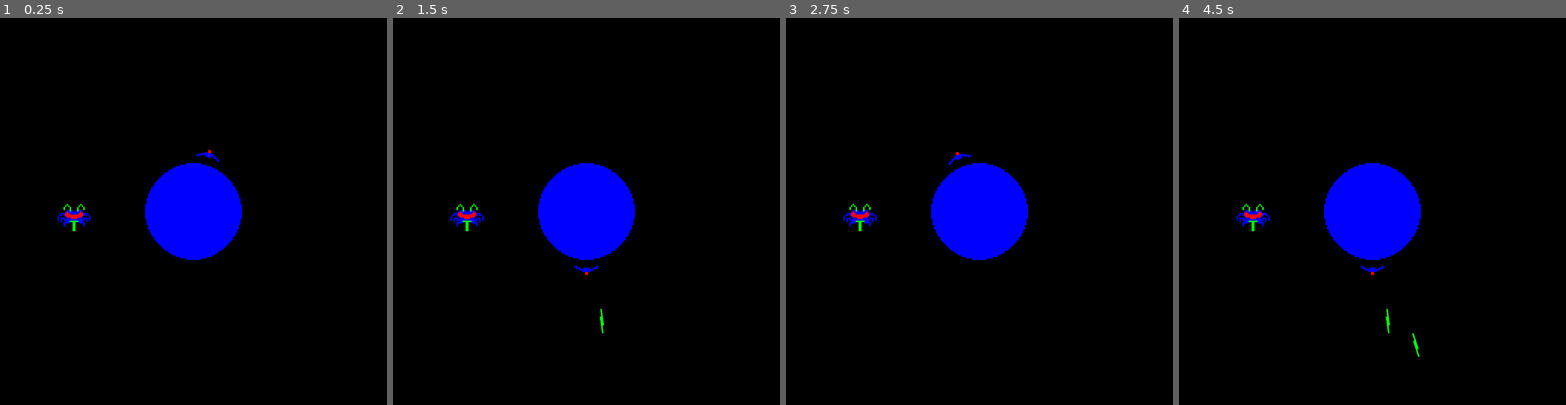
Above: before the commit, frames 1-4 (left to right).
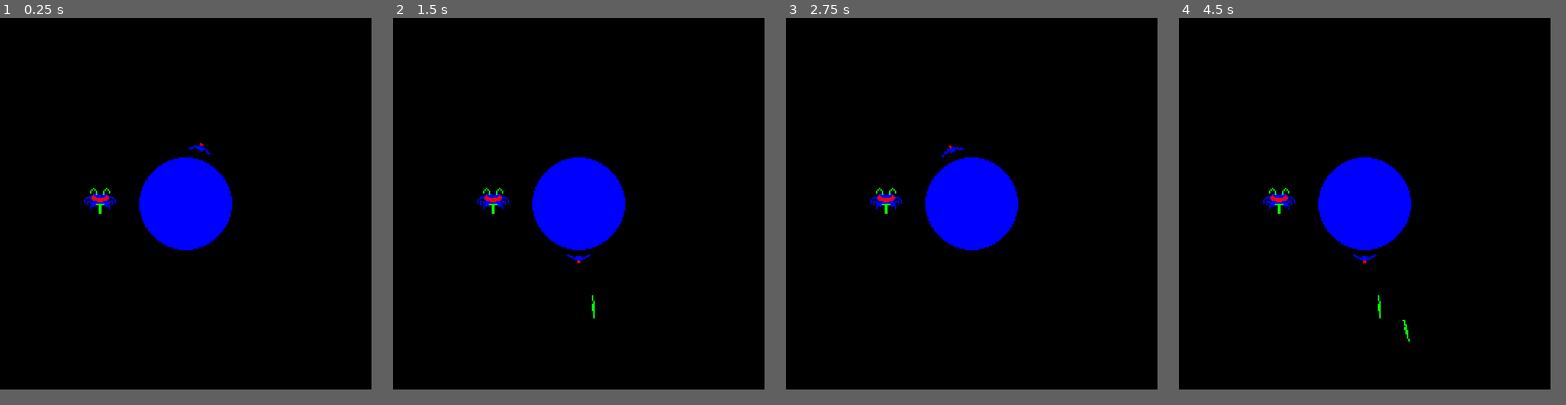
Above: after the commit, the same moments.

Repository: VernalUmbrella/tiniest-planet
Game: Godot game, scene res://scenes/game.tscn
Same seed, same stepped clock (60 frames per second), same inputs: the game is played once before the commit and once after it.
Inputs:
- Up to frame 1 (0.25 s): no input
- Up to frame 2 (1.5 s): hold Shift (Boost) 0.53-1.28 s; tap Enter at 1.25 s; tap Space (Shoot) at 1.35 s
- Up to frame 3 (2.75 s): hold Shift (Boost) from 2.03 s (still down)
- Up to frame 4 (4.5 s): release Shift (Boost) at 2.78 s; tap Space (Shoot) at 2.85, 4.25, 4.35 s; hold Shift (Boost) 3.53-4.28 s
The window is 800x800 before the commit and 768x768 after it. Grey fills any space a smaller window leaves; there, only what the larger window draws over its background counts as a difference.

The runs differ from the first frame. In frame 1, 2.0% of the frame differs, in the area x 14-63%, y 32-63%; in frame 2, 2.0%; in frame 3, 2.0%; in frame 4, 2.1%, in the area x 14-63%, y 36-88%.

Commit message:
Rearrange game scene, fix viewport at 256x256
Viewport Height/Width dictates what resolution the game is rendered at,
as well as the size of the "camera". For pixel-art games we can set this
small, then upscale with nearest-neighbor filtering.
Deleted Camera2D as the window settings can be used rather than zooming,
and our game won't have camera movement for now.

Diff:
--- a/src/project.godot
+++ b/src/project.godot
@@ -17,8 +17,11 @@
 
 [display]
 
-window/size/viewport_width=1024
-window/size/viewport_height=1024
+window/size/viewport_width=256
+window/size/viewport_height=256
+window/size/window_width_override=512
+window/size/window_height_override=512
+window/stretch/mode="viewport"
 
 [dotnet]
 
--- a/src/scenes/game.tscn
+++ b/src/scenes/game.tscn
@@ -10,38 +10,48 @@
 [sub_resource type="ShaderMaterial" id="ShaderMaterial_s4ngi"]
 shader = ExtResource("4_jx652")
 
-[node name="Game" type="Node"]
+[node name="Game" type="Node2D"]
 
-[node name="background" type="ColorRect" parent="."]
-offset_left = -128.0
-offset_top = -128.0
-offset_right = 128.0
-offset_bottom = 128.0
+[node name="BackgroundLayer" type="CanvasLayer" parent="."]
+layer = -1
+
+[node name="Background" type="ColorRect" parent="BackgroundLayer"]
+anchors_preset = 15
+anchor_right = 1.0
+anchor_bottom = 1.0
+grow_horizontal = 2
+grow_vertical = 2
 color = Color(0, 0, 0, 1)
 
 [node name="EnemyBlaster" type="Sprite2D" parent="."]
 texture_filter = 1
-position = Vector2(-79, 3)
+position = Vector2(69, 125)
 texture = ExtResource("1_8aol8")
 
 [node name="Planet" type="Sprite2D" parent="."]
 texture_filter = 1
+position = Vector2(128, 128)
 texture = ExtResource("1_x30i3")
 
 [node name="Player" parent="." instance=ExtResource("2_2mxe4")]
-
-[node name="Camera2D" type="Camera2D" parent="."]
-zoom = Vector2(4, 4)
-
-[node name="TextureRect" type="TextureRect" parent="."]
-modulate = Color(0, 1, 0, 1)
-material = SubResource("ShaderMaterial_s4ngi")
-offset_left = -128.0
-offset_top = -128.0
-offset_right = 128.0
-offset_bottom = 128.0
-texture = ExtResource("3_m0v4x")
+position = Vector2(128, 127)
 
 [node name="AudioStreamPlayer2D" type="AudioStreamPlayer2D" parent="."]
 stream = ExtResource("6_ar32y")
 autoplay = true
+
+[node name="FrontLayer" type="CanvasLayer" parent="."]
+
+[node name="ShaderFilter" type="TextureRect" parent="FrontLayer"]
+modulate = Color(0, 1, 0, 1)
+material = SubResource("ShaderMaterial_s4ngi")
+anchors_preset = 15
+anchor_right = 1.0
+anchor_bottom = 1.0
+offset_left = -0.5
+offset_top = -0.5
+offset_right = -0.5
+offset_bottom = -0.5
+grow_horizontal = 2
+grow_vertical = 2
+texture = ExtResource("3_m0v4x")
